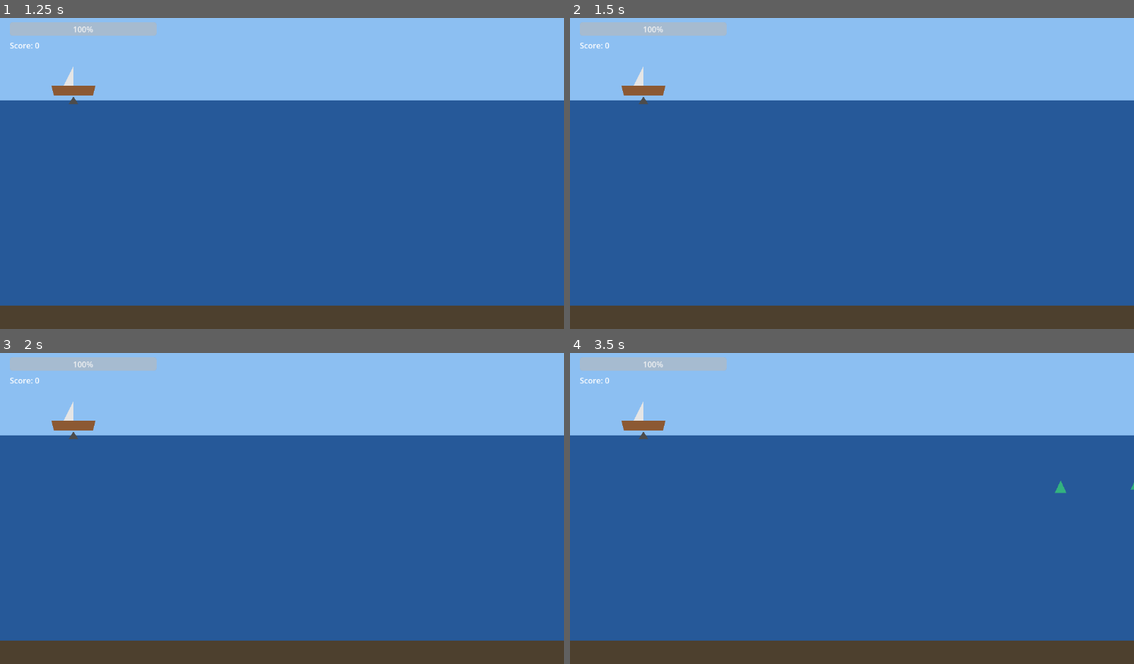
Above: before the commit, frames 1-4 (two rows, left to right).
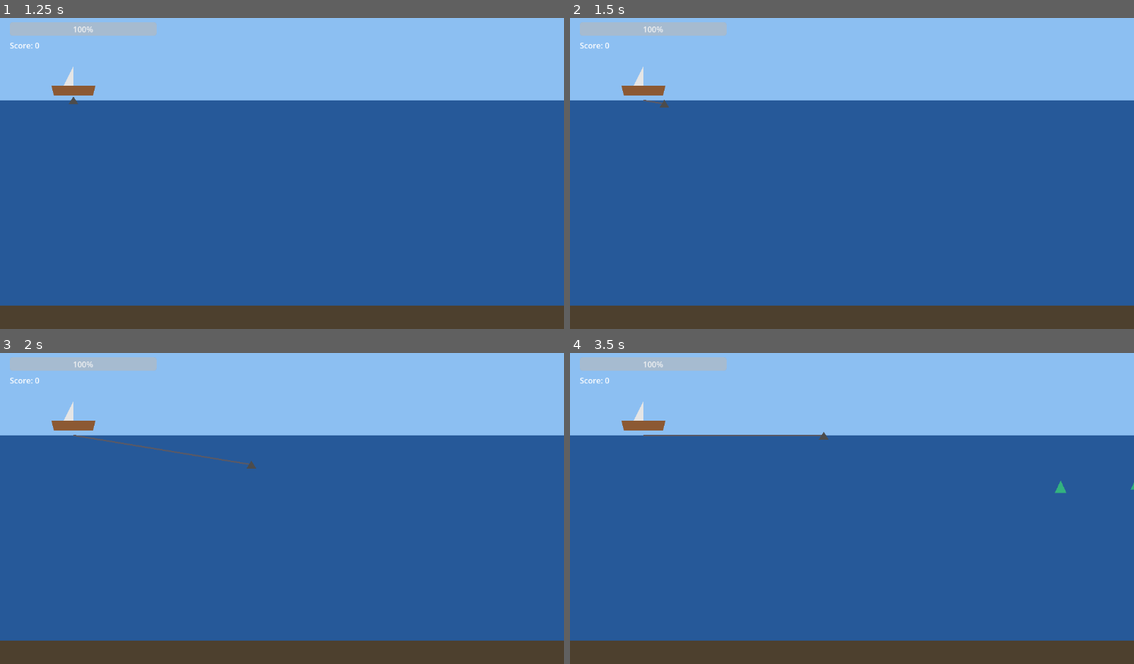
Above: after the commit, the same moments.

Repository: hysonger/anchor-loot
Game: Godot game, scene res://scenes/main.tscn
Two runs of this game, one before a commit and one after it. Both use one fixed random seed, a clock stepped at 60 frames per second and the inputs below.
Inputs (mouse positions are in pixels of both pictures, inside the frame that each line leads up to):
- Up to frame 1 (1.25 s): click "开始游戏 (Space)" at 0.5 s
- Up to frame 2 (1.5 s): tap Enter at 1.25 s; move the mouse to (976, 154) at 1.27 s; click (976, 154) at 1.42 s
- Up to frame 3 (2 s): tap Space at 1.52 s
- Up to frame 4 (3.5 s): tap Space at 2, 2.27 s; move the mouse to (739, 520) at 2.02 s; click (739, 520) at 2.17 s; move the mouse to (908, 436) at 2.77 s; click (908, 436) at 2.92 s

Frame 1 is identical in both runs. In frame 2, less than 0.1% of the frame differs, in the area x 12-18%, y 25-29%; in frame 3, 0.2%, in the area x 12-46%, y 25-38%; in frame 4, 0.2%.

Commit message:
fix(input,collision): mouse_filter on ColorRects + node group header syntax
Two playtest-surfaced bugs, both fixed in .tscn (no script logic changed):

1. Mouse clicks never fired the anchor. ColorRect is a Control whose
   default mouse_filter = MOUSE_FILTER_STOP consumes clicks before they
   reach _unhandled_input. Set mouse_filter = 2 (IGNORE) on the
   Background/Water/Seabed ColorRects and the non-interactive HUD
   controls (DurabilityBar/ScoreLabel/MessageLabel); StartButton stays
   clickable.

2. Anchor passed through hazards and the ship never took damage — but
   area_entered fired correctly. Root cause: the .tscn declared groups
   as body property lines (`groups = ["ship"]`), which Godot 4 silently
   ignores (groups is a node-header attribute, not an inspector
   property). At runtime Head/Ship had no user groups, so
   is_in_group("anchor_head")/is_in_group("ship") were always false and
   the score/damage dispatch never ran. Moved groups into the node
   header: `[node name="Ship" ... groups=["ship"]]` and
   `[node name="Head" ... groups=["anchor_head"]]`.

Verified at runtime via diagnostic prints (since removed): Head
groups=[&"anchor_head"], Ship groups=[&"ship",...], area_entered
by='Head' area_groups=[&"anchor_head"]. Clean boot; full 10-item
human playtest passed.

Co-Authored-By: Claude Opus 4.8 (1M context) <noreply@anthropic.com>

Diff:
--- a/scenes/anchor.tscn
+++ b/scenes/anchor.tscn
@@ -28,8 +28,7 @@
 default_color = Color(0.35, 0.35, 0.4, 1)
 width = 3.0
 
-[node name="Head" type="Area2D" parent="."]
-groups = ["anchor_head"]
+[node name="Head" type="Area2D" parent="." groups=["anchor_head"]]
 
 [node name="CollisionShape2D" type="CollisionShape2D" parent="Head"]
 shape = SubResource("RectangleShape2D_1")
--- a/scenes/main.tscn
+++ b/scenes/main.tscn
@@ -12,17 +12,20 @@
 script = ExtResource("1_main")
 
 [node name="Background" type="ColorRect" parent="."]
+mouse_filter = 2
 offset_right = 1152.0
 offset_bottom = 180.0
 color = Color(0.55, 0.75, 0.95, 1)
 
 [node name="Water" type="ColorRect" parent="."]
+mouse_filter = 2
 offset_top = 180.0
 offset_right = 1152.0
 offset_bottom = 600.0
 color = Color(0.15, 0.35, 0.6, 1)
 
 [node name="Seabed" type="ColorRect" parent="."]
+mouse_filter = 2
 offset_top = 600.0
 offset_right = 1152.0
 offset_bottom = 648.0
@@ -38,6 +41,7 @@
 [node name="HUD" type="CanvasLayer" parent="."]
 
 [node name="DurabilityBar" type="ProgressBar" parent="HUD"]
+mouse_filter = 2
 offset_left = 20.0
 offset_top = 20.0
 offset_right = 320.0
@@ -46,6 +50,7 @@
 value = 100.0
 
 [node name="ScoreLabel" type="Label" parent="HUD"]
+mouse_filter = 2
 offset_left = 20.0
 offset_top = 56.0
 offset_right = 320.0
@@ -53,6 +58,7 @@
 text = "Score: 0"
 
 [node name="MessageLabel" type="Label" parent="HUD"]
+mouse_filter = 2
 offset_left = 360.0
 offset_top = 20.0
 offset_right = 1120.0
--- a/scenes/ship.tscn
+++ b/scenes/ship.tscn
@@ -5,8 +5,7 @@
 [sub_resource type="RectangleShape2D" id="RectangleShape2D_1"]
 size = Vector2(90, 40)
 
-[node name="Ship" type="Area2D"]
-groups = ["ship"]
+[node name="Ship" type="Area2D" groups=["ship"]]
 position = Vector2(150, 160)
 script = ExtResource("1_ship")
 
